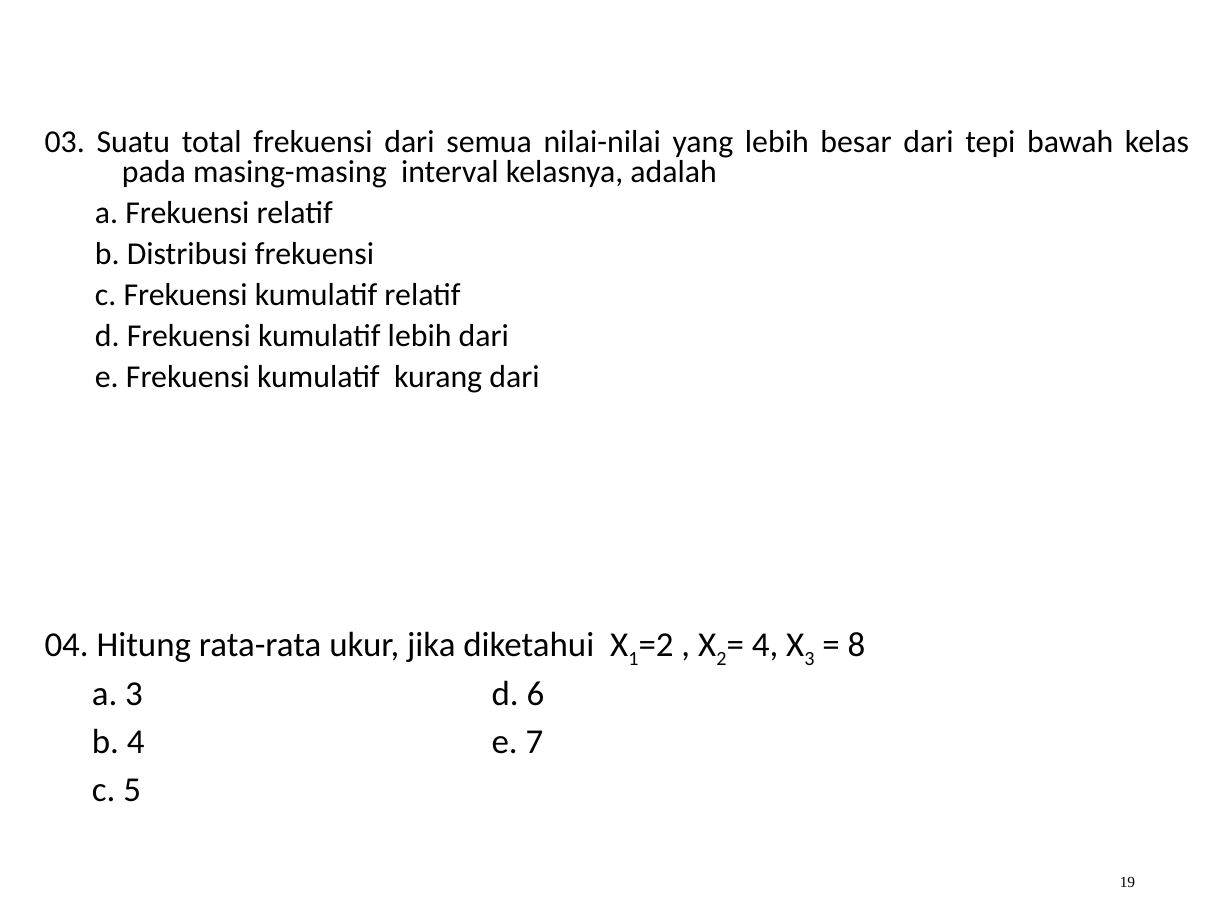
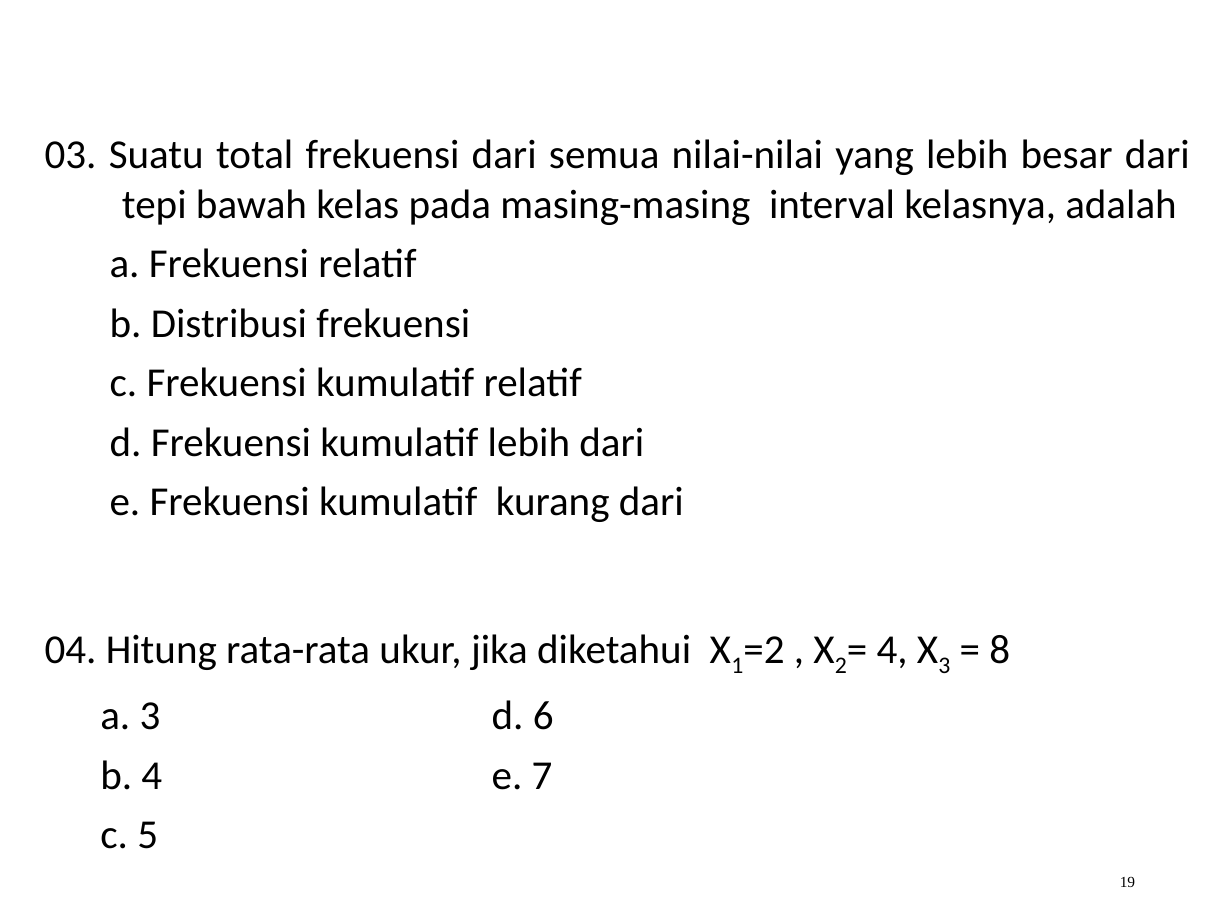
Before and after one commit to iseplutpinur/Semester3, a slide deck: slide 19 of Rabu/Statistika/Minggu 3 - Distribusi Frekuensi/2. distribusi frekuensi.ppt. Drawn at 1232x924 pixels with LibreOffice and Linux fonts; fonts in the diff are those of the drawing. Boxes give left, top, right and bottom in pixels: in the first picture for what was removed or moved away, otherwise in the second. Text is boxed around its words. In the diff, an @@ line names an element or a change of style, - is before the commit and + after.

```diff
--- a/Rabu/Statistika/Minggu 3 - Distribusi Frekuensi/2. distribusi frekuensi.ppt
+++ b/Rabu/Statistika/Minggu 3 - Distribusi Frekuensi/2. distribusi frekuensi.ppt
@@ text "03. Suatu total frekuensi dari ..." at bbox=[45, 139, 1190, 522]: size 18.6 to 24 pt; line spacing 0.8 to 1 @@
@@ text "04. Hitung rata-rata ukur, jika ..." at bbox=[45, 634, 1010, 790]: size 20.4 to 24 pt; line spacing 0.9 to 1 @@
```
Also in this commit, not shown: 7 other slides changed, 6 other files.
